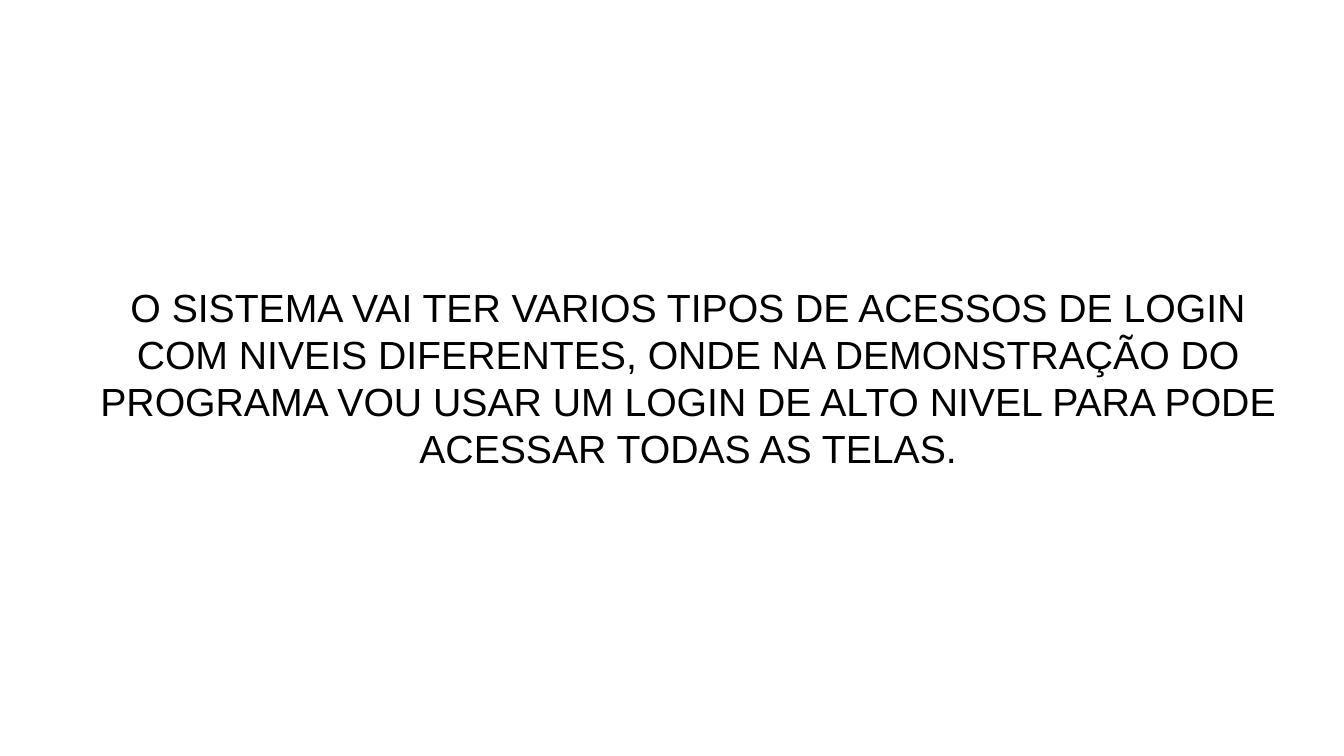
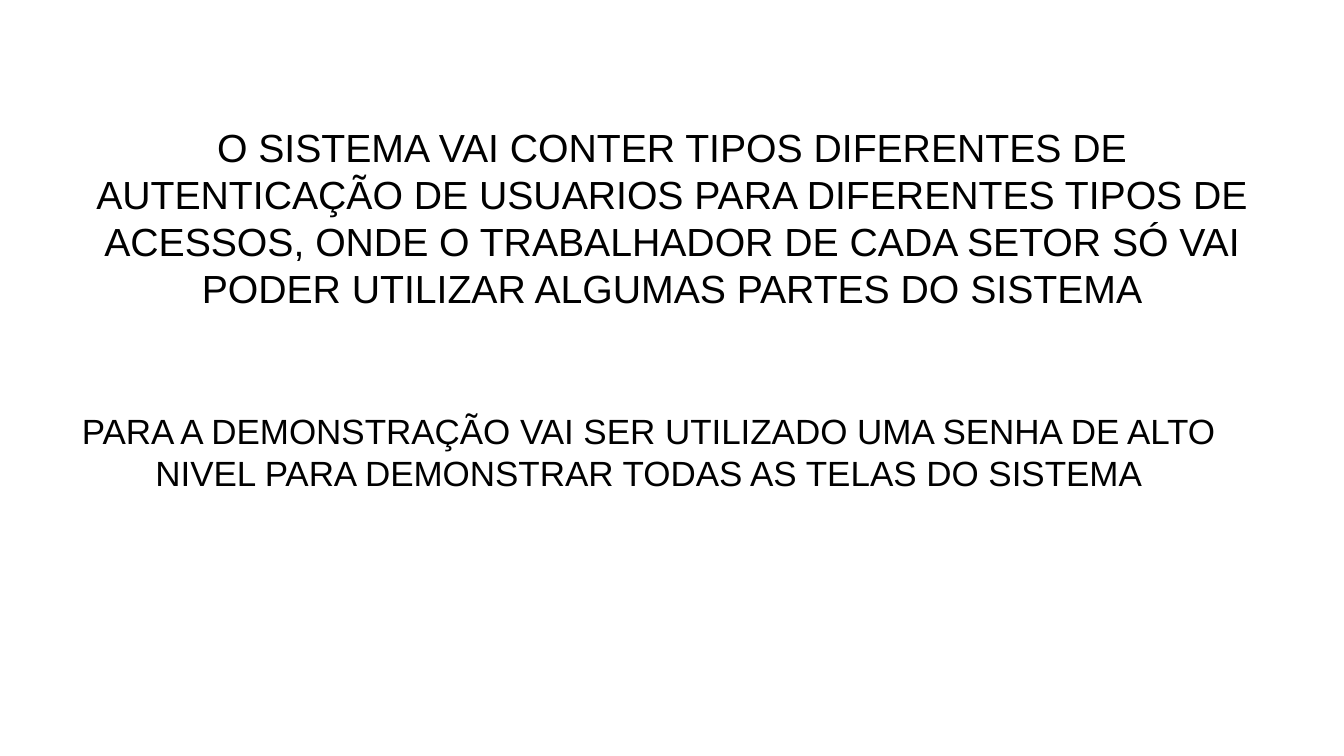
Before and after one commit to schotka/Prointer-V, a slide deck: slide 10 of 01-12-2020/Apresentação-faculdade - felipe schotka.pptx (slide 11 before the commit). Drawn at 1344x756 pixels with LibreOffice and Linux fonts; fonts in the diff are those of the drawing; background and template pictures are left out. Boxes give left, top, right and bottom in pixels: in the first picture for what was removed or moved away, otherwise in the second. Text is boxed around its words. In the diff, an @@ line names an element or a change of style, - is before the commit and + after.

```diff
--- a/01-12-2020/Apresentação-faculdade - felipe schotka.pptx
+++ b/01-12-2020/Apresentação-faculdade - felipe schotka.pptx
@@ text at (96, 134, 1247, 304): text changed @@
-O SISTEMA VAI TER VARIOS TIPOS DE ACESSOS DE LOGIN COM NIVEIS DIFERENTES, ONDE NA DEMONSTRAÇÃO DO PROGRAMA VOU USAR UM LOGIN DE ALTO NIVEL PARA PODE ACESSAR TODAS AS TELAS.
+O SISTEMA VAI CONTER TIPOS DIFERENTES DE AUTENTICAÇÃO DE USUARIOS PARA DIFERENTES TIPOS DE ACESSOS, ONDE O TRABALHADOR DE CADA SETOR SÓ VAI PODER UTILIZAR ALGUMAS PARTES DO SISTEMA
@@ text added at (82, 416, 1215, 487), 25 pt, text #000000 @@
+PARA A DEMONSTRAÇÃO VAI SER UTILIZADO UMA SENHA DE ALTO NIVEL PARA DEMONSTRAR TODAS AS TELAS DO SISTEMA
```
Also in this commit, not shown: 5 other slides changed, 3 slides added, 4 slides removed, 3 other files.
